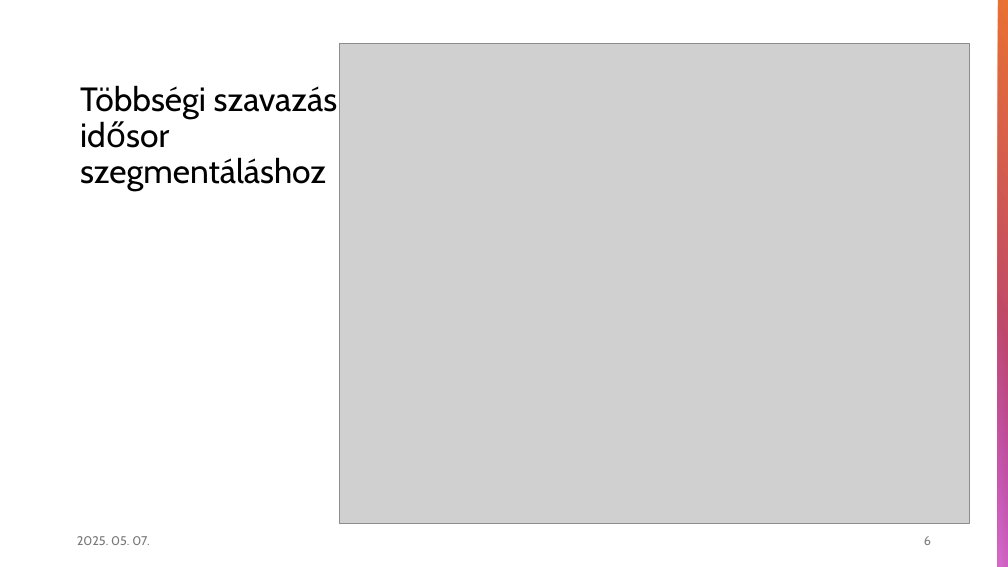
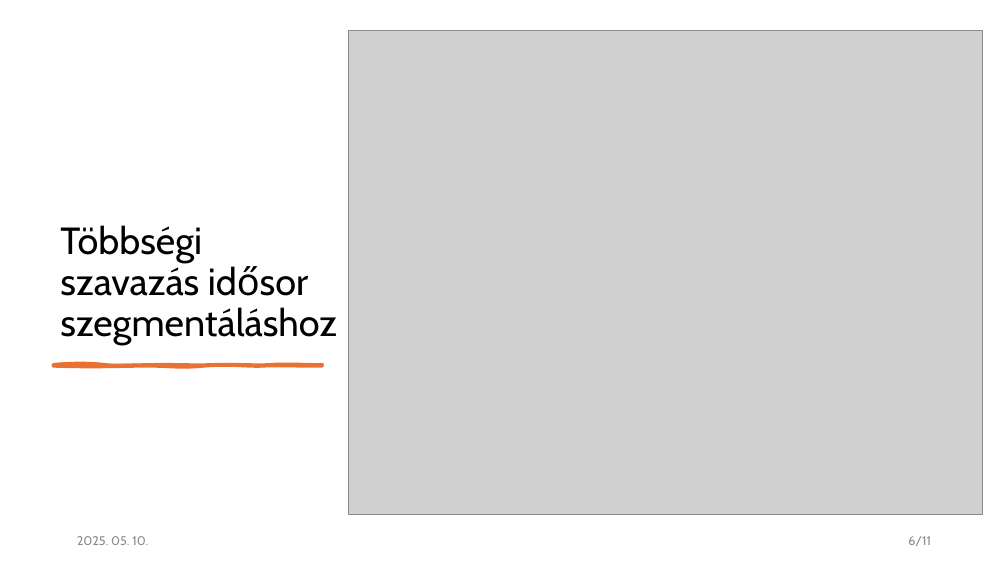
Before and after one commit to czotterbenedek/time-series-ensemble-segmentation, a slide deck: slide 6 of bemutato.pptx. Drawn at 1008x567 pixels with LibreOffice and Linux fonts; fonts in the diff are those of the drawing; grey boxes stand for pictures. Boxes give left, top, right and bottom in pixels: in the first picture for what was removed or moved away, otherwise in the second. Text is boxed around its words. In the diff, an @@ line names an element or a change of style, - is before the commit and + after.

```diff
--- a/bemutato.pptx
+++ b/bemutato.pptx
@@ rectangle removed at [998, 0, 1008, 567] @@
@@ title "Többségi szavazás idősor szegmentáláshoz": place and size @@
-title "Többségi szavazás idősor szegmentáláshoz" at [80, 85, 338, 191]
+title "Többségi szavazás idősor szegmentáláshoz" at [60, 225, 337, 345]
@@ title "Többségi szavazás idősor szegmentáláshoz" at [60, 225, 337, 345]: size 32 to 36 pt @@
@@ picture: place and size @@
-picture at [340, 43, 969, 523]
+picture at [348, 30, 983, 514]
@@ rectangle removed at [998, 292, 1008, 567] @@
@@ freeform shape added at [53, 364, 322, 366], fill #E97132, outline #E97132 3 pt @@
@@ text at [77, 536, 148, 545]: text changed; text colour #797979 to #8C8C8C @@
-2025. 05. 07.
+2025. 05. 10.
@@ page number at [908, 536, 931, 546]: text changed; text colour #808080 to #8C8C8C @@
-6
+6/11
```
Also in this commit, not shown: 8 other slides changed.
